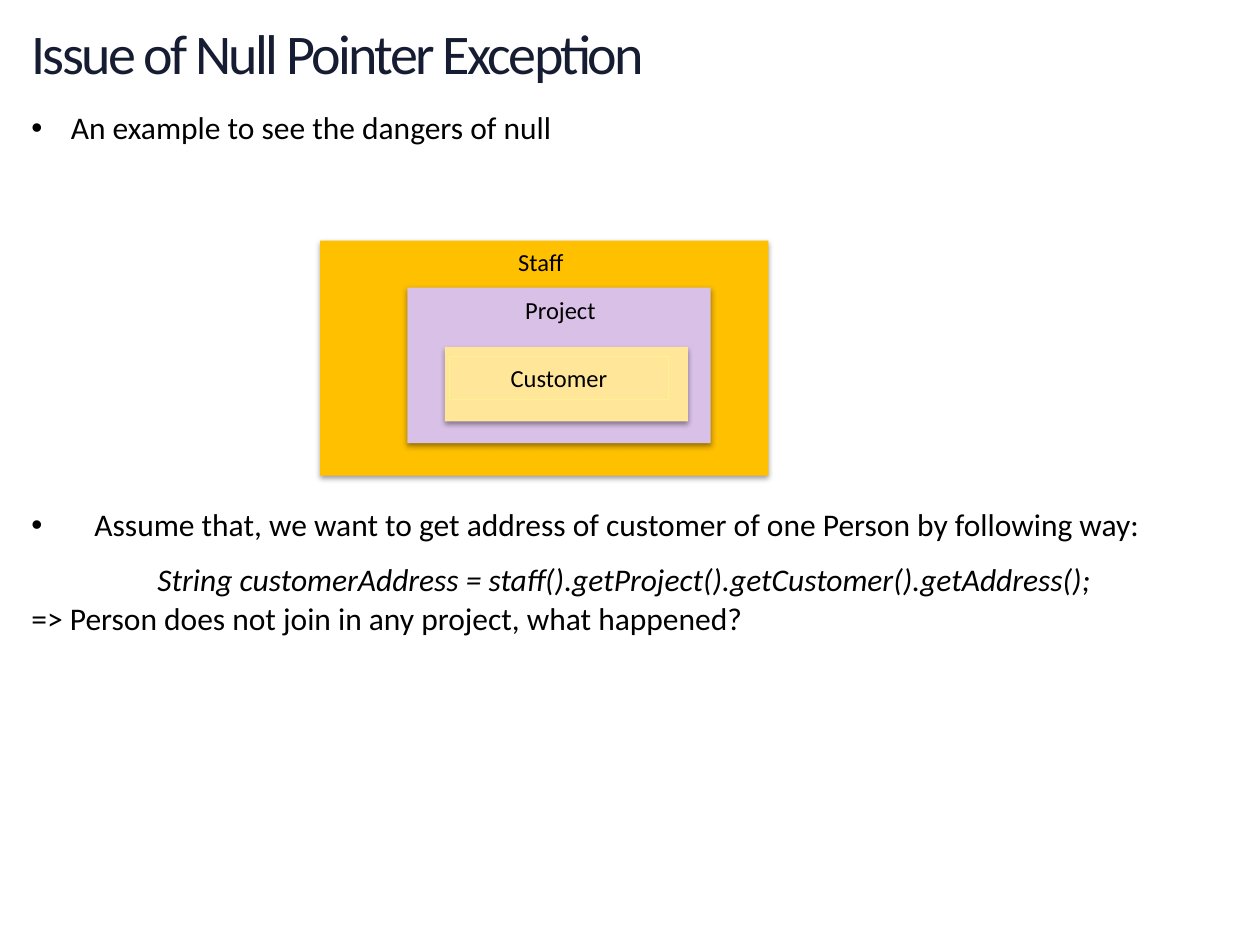
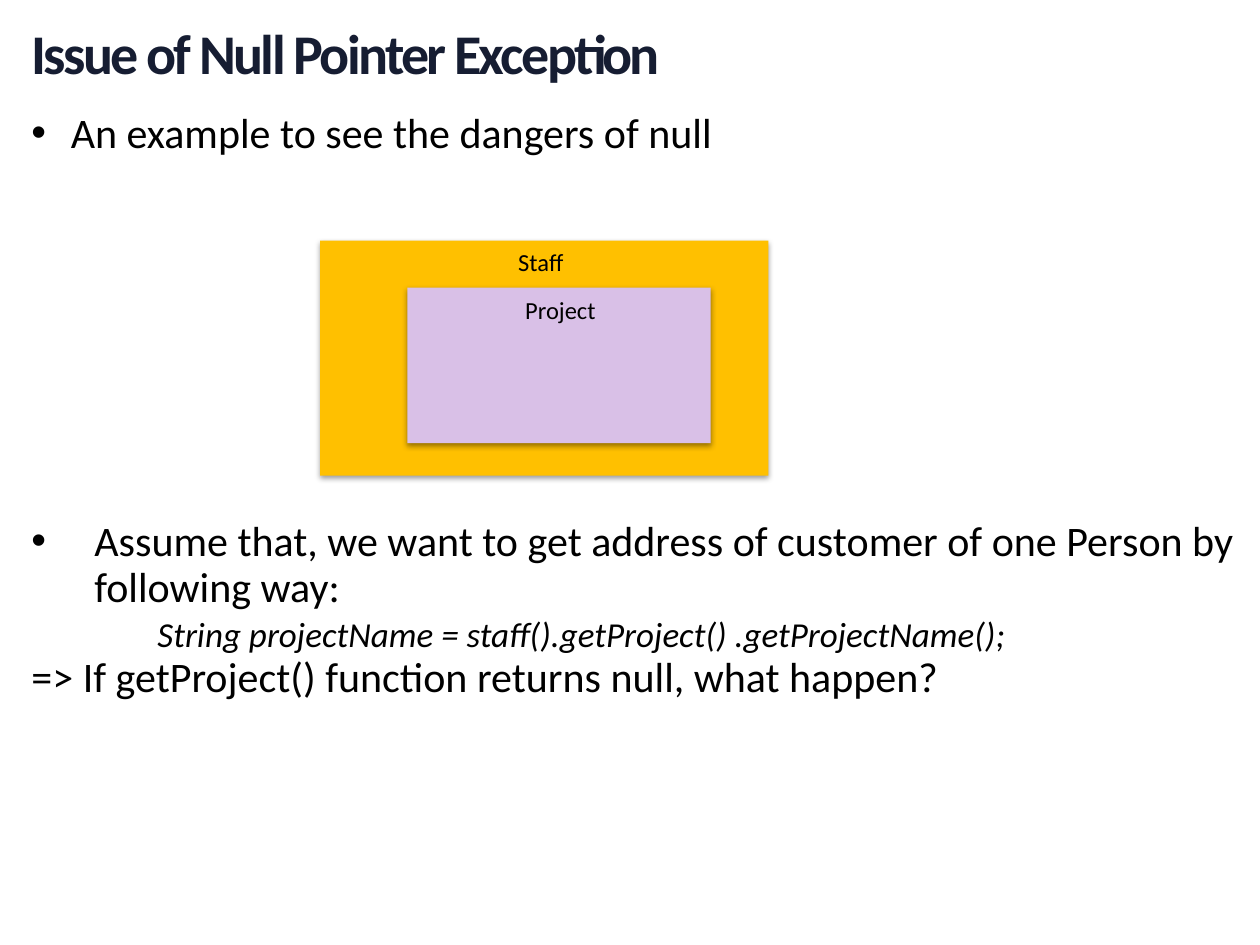
Before and after one commit to minhntk/jdk8, a slide deck: slide 2 of document/Lambda Expression.pptx. Drawn at 1260x945 pixels with LibreOffice and Linux fonts; fonts in the diff are those of the drawing; background and template pictures are left out. Boxes give left, top, right and bottom in pixels: in the first picture for what was removed or moved away, otherwise in the second. Text is boxed around its words. In the diff, an @@ line names an element or a change of style, - is before the commit and + after.

```diff
--- a/document/Lambda Expression.pptx
+++ b/document/Lambda Expression.pptx
@@ text "Issue of Null Pointer Exception" at <box>32,34,660,83</box>: bold on @@
@@ text at <box>71,118,1233,610</box>: size 18 to 24 pt in "An example to see the dangers of ...", "Assume that, we want to get address ..." @@
@@ rectangle removed at <box>445,346,688,421</box> @@
@@ rectangle removed at <box>450,357,669,399</box> @@
-Customer
@@ text at <box>83,621,1005,700</box>: text changed; size 18 to 20 pt @@
-String customerAddress = staff().getProject().getCustomer().getAddress();
-=> Person does not join in any project, what happened?
+String projectName = staff().getProject() .getProjectName();
+=> If getProject() function returns null, what happen?
```
Also in this commit, not shown: 1 other slide changed, 8 slides added, 1 slide removed, 4 other files.
